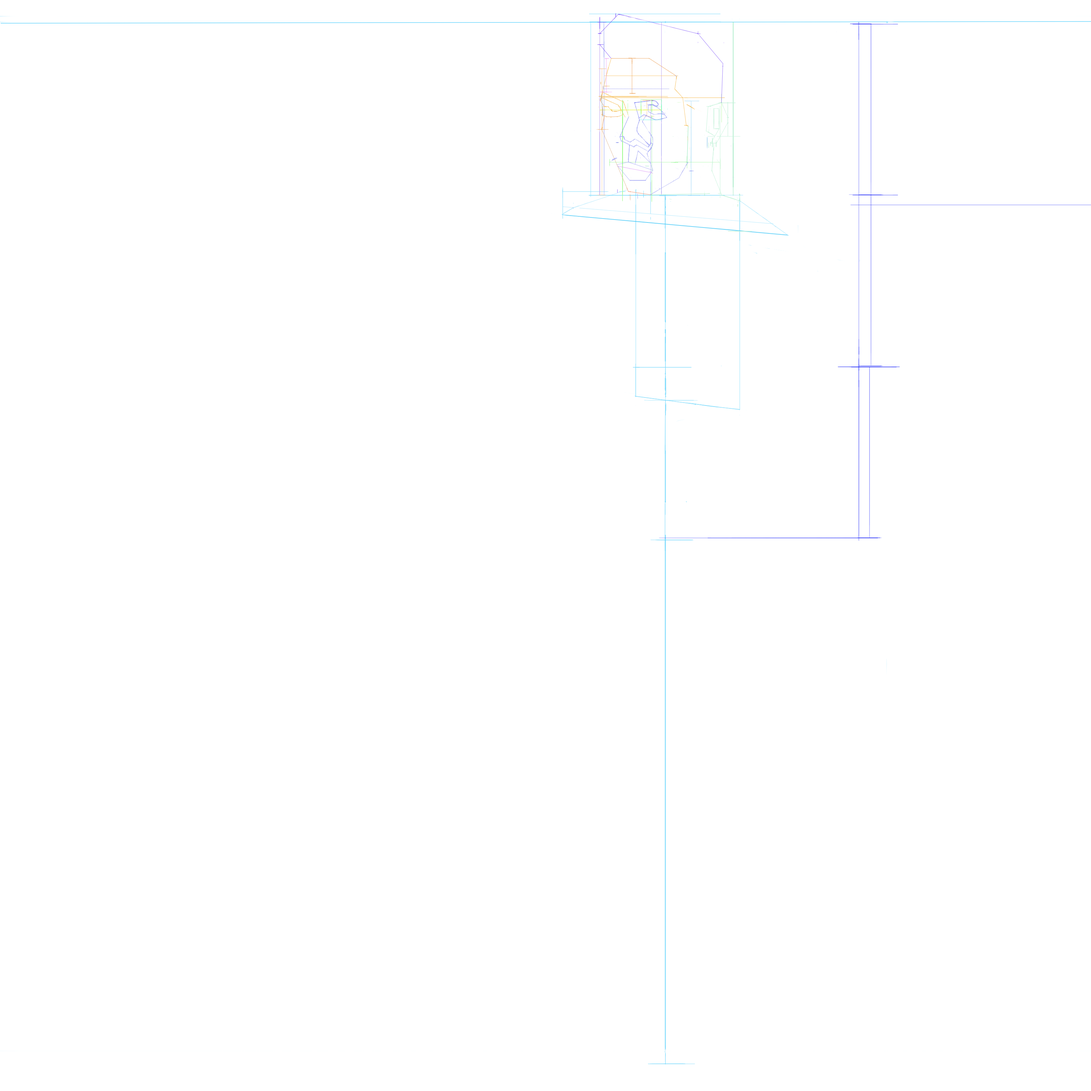
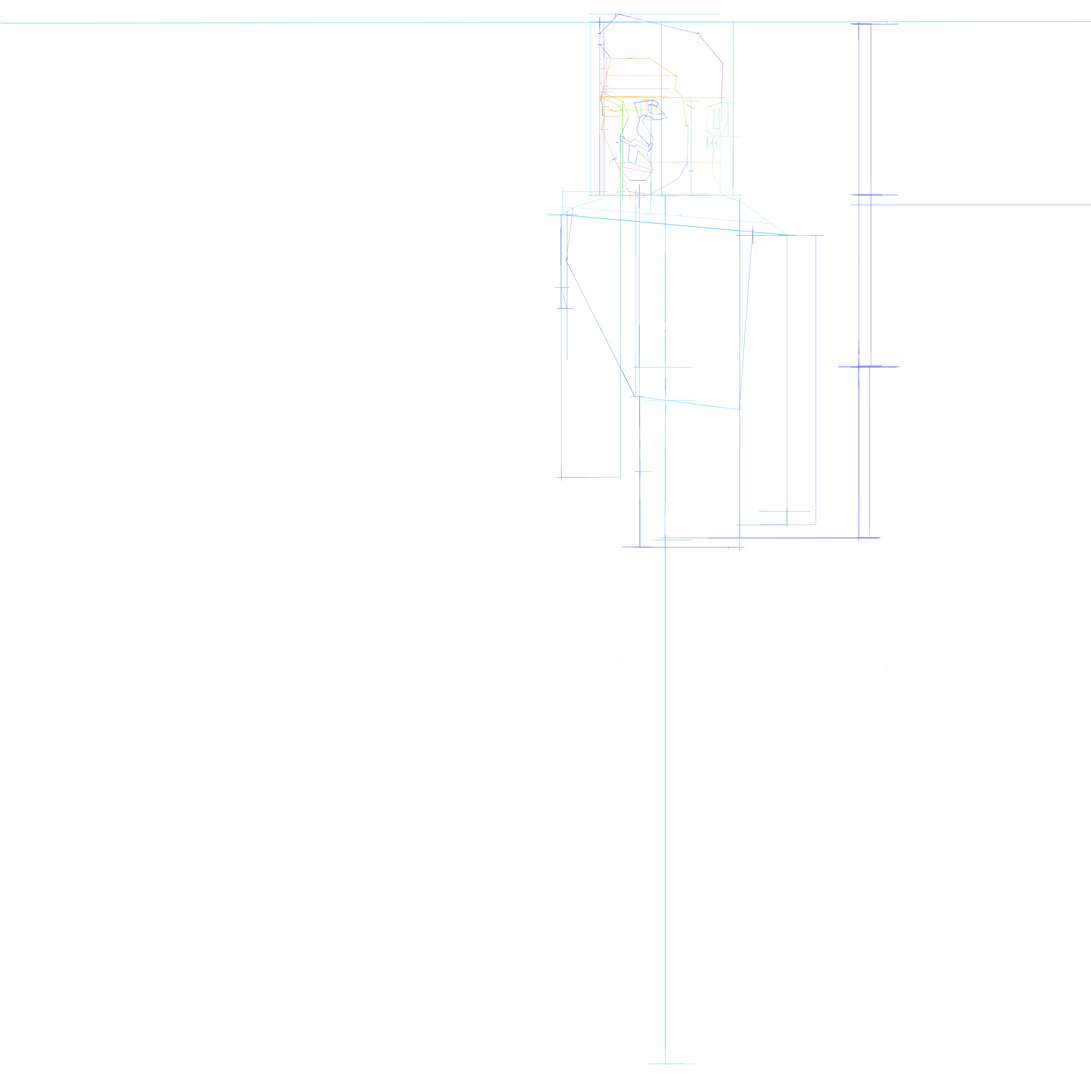
Layer changes from the first w=1091, h=1091 image to the second:
added layer "Layer 133" in group "Mặt" over [550, 214, 577, 309]
added layer "Layer 132" in group "Mặt" over [621, 395, 746, 551]
painted on "Layer 106" over [629, 58, 636, 94]
added layer "Layer 130" above "Layer 129" over [639, 183, 640, 549]
added layer "Layer 129" above "Layer 135" over [735, 200, 825, 527]
added layer "Layer 135" above "Layer 128" over [554, 210, 570, 361]
added layer "Layer 128" above "Layer 127" over [547, 134, 825, 670]
added layer "Layer 127" above "Layer 125" over [558, 207, 754, 411]
